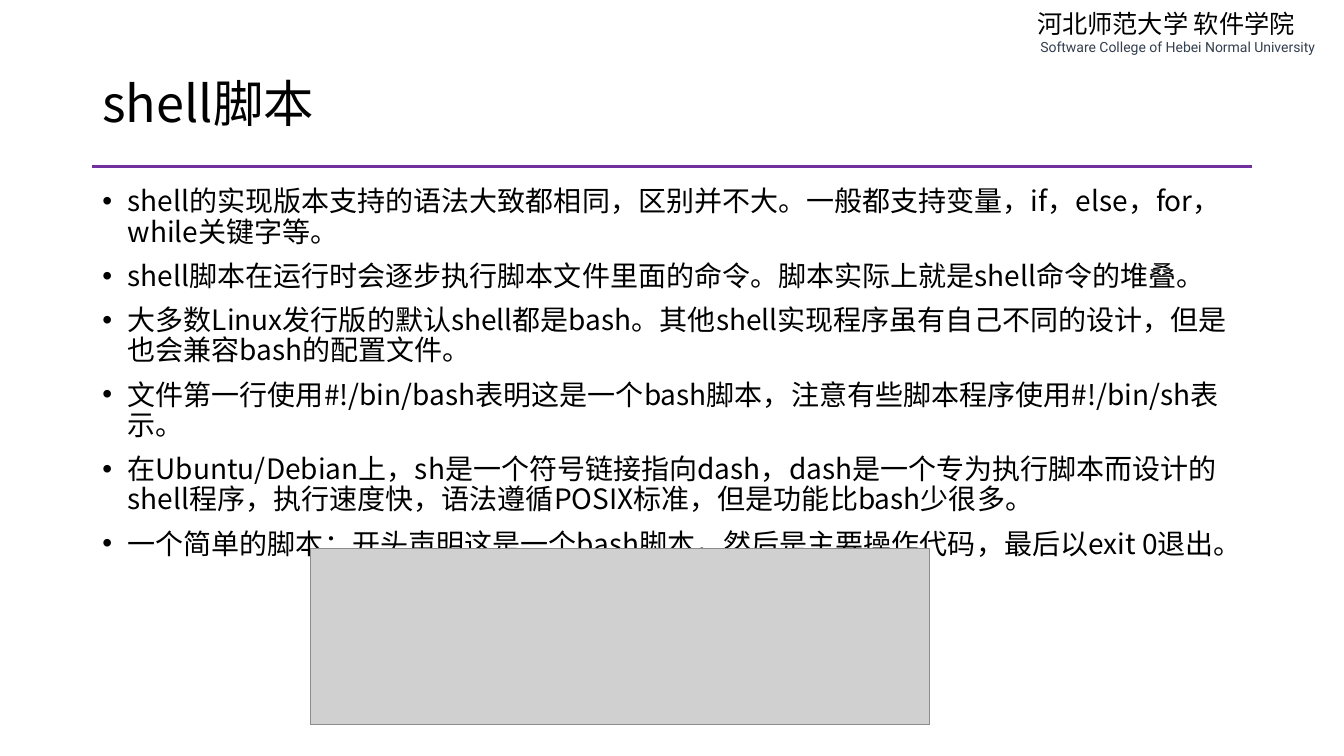
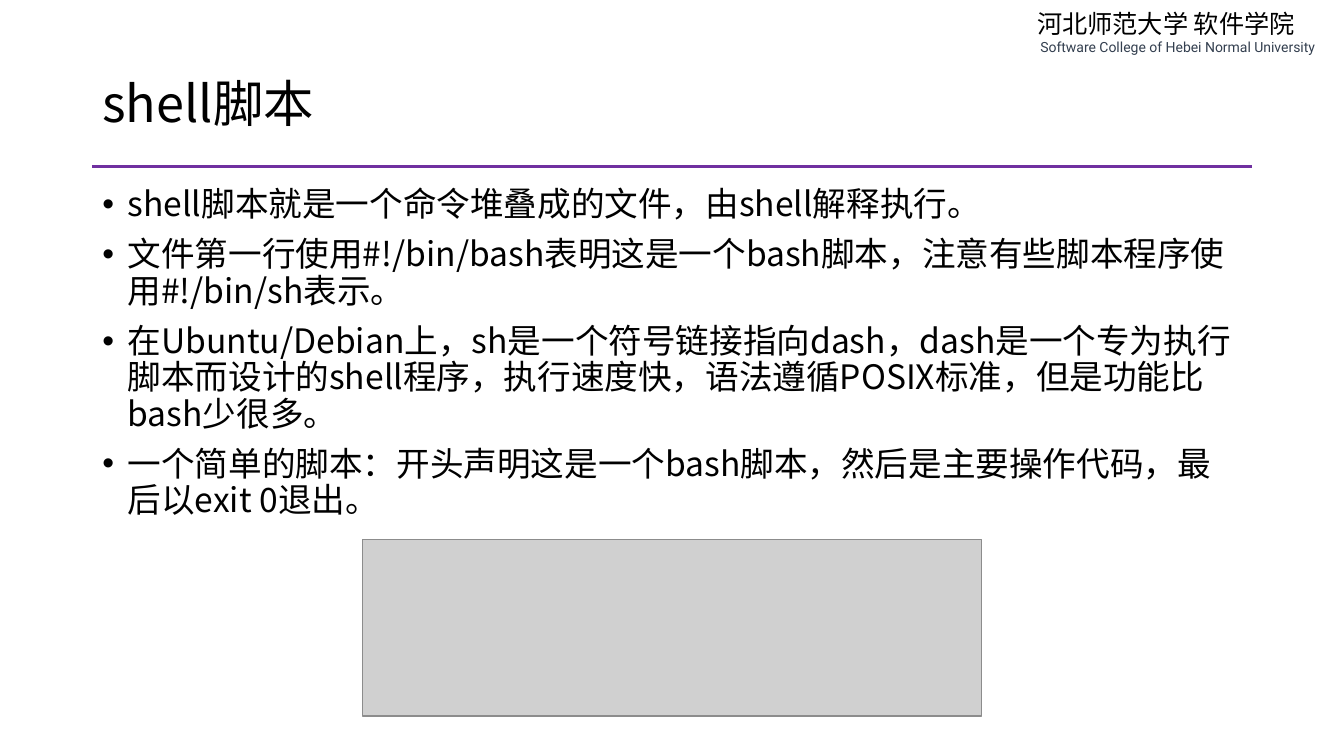
Before and after one commit to edu2act/course-php-serverside-development-on-linux, a slide deck: slide 17 of materials/slides/ch01-review-and-linux.pptx. Drawn at 1344x756 pixels with LibreOffice and Linux fonts; fonts in the diff are those of the drawing; grey boxes stand for pictures. Boxes give left, top, right and bottom in pixels: in the first picture for what was removed or moved away, otherwise in the second. Text is boxed around its words. In the diff, an @@ line names an element or a change of style, - is before the commit and + after.

```diff
--- a/materials/slides/ch01-review-and-linux.pptx
+++ b/materials/slides/ch01-review-and-linux.pptx
@@ text at bbox=[128, 187, 981, 220]: text changed; size 20 to 24 pt @@
-• shell的实现版本支持的语法大致都相同，区别并不大。一般都支持变量，if，else，for，while关键字等。
-• shell脚本在运行时会逐步执行脚本文件里面的命令。脚本实际上就是shell命令的堆叠。
-• 大多数Linux发行版的默认shell都是bash。其他shell实现程序虽有自己不同的设计，但是也会兼容bash的配置文件。
+• shell脚本就是一个命令堆叠成的文件，由shell解释执行。
@@ text at bbox=[128, 237, 1231, 515]: size 20 to 24 pt in "文件第一行使用#!/bin/bash表明这是一个bash脚本，注意有些脚本程序使用#!/bin/sh表示。", "在Ubuntu/Debian上，sh是一个符号链接指向dash，dash是一个专为执行脚本而设计的shell程序，执行速 ...", "一个简单的脚本：开头声明这是一个bash脚本，然后是主要操作代码，最后以exit 0退出。" @@
@@ picture: place and size @@
-picture at bbox=[311, 548, 931, 725]
+picture at bbox=[362, 539, 982, 716]
```
Also in this commit, not shown: 26 other slides changed, 2 other files.
